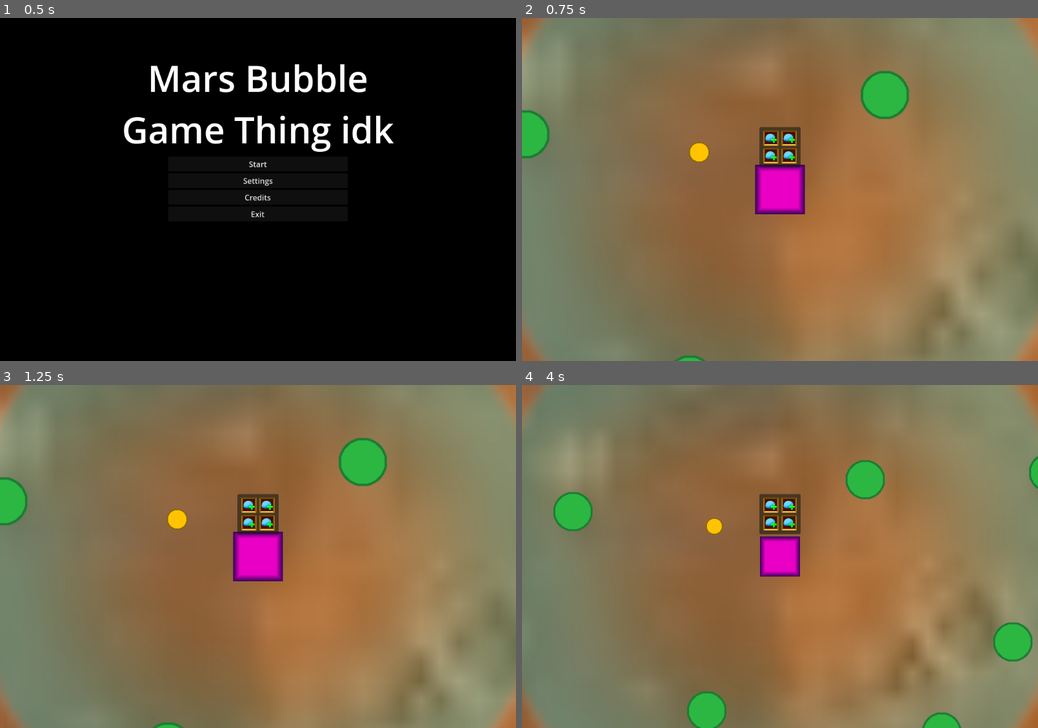
Above: before the commit, frames 1-4 (two rows, left to right).
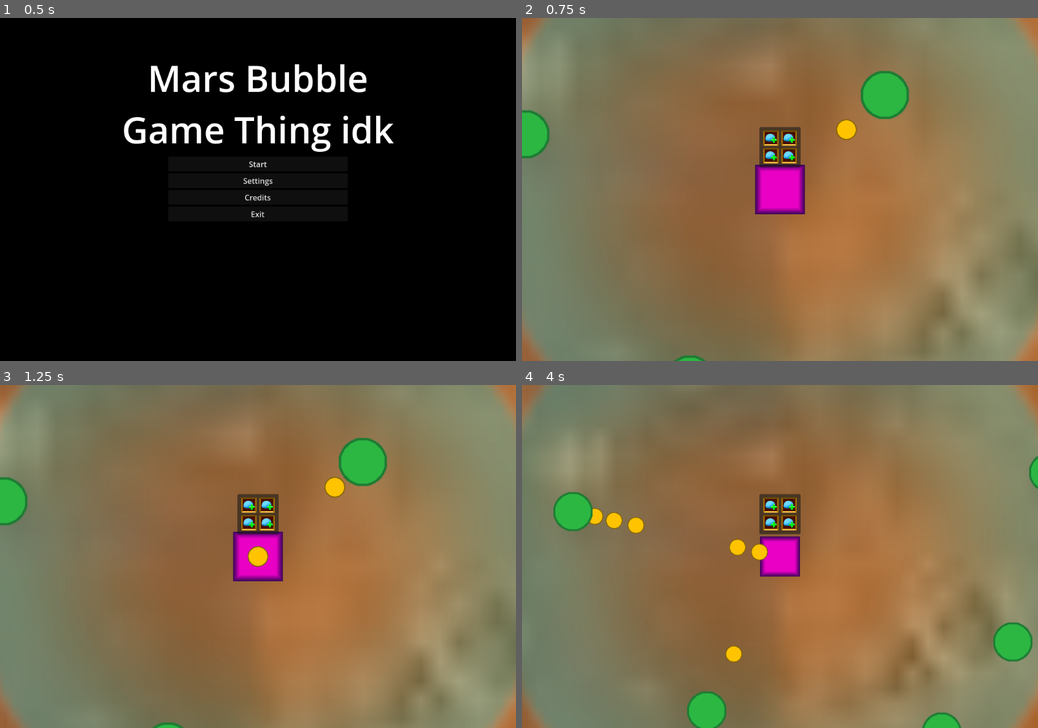
Above: after the commit, the same moments.

Repository: Fach01/Bopulation-Bubble-Beyond
Game: Godot game, scene res://Scenes/MainMenu.tscn
Same seed, same stepped clock (60 frames per second), same inputs: the game is played once before the commit and once after it.
Inputs (mouse positions are in pixels of both pictures, inside the frame that each line leads up to):
- Up to frame 1 (0.5 s): no input
- Up to frame 2 (0.75 s): click "Start" at 0.5 s
- Up to frame 3 (1.25 s): no input
- Up to frame 4 (4 s): click (769, 505) at 1.25 s; click (790, 505) at 2 s; click (769, 522) at 2.75 s; click (790, 522) at 3.5 s

Frame 1 is identical in both runs. In frame 2, 0.4% of the frame differs, in the area x 32-65%, y 29-43%; in frame 3, 0.6%; in frame 4, 1.6%, in the area x 13-71%, y 21-81%.

Commit message:
Units and Buying Units now functional

Diff:
--- /dev/null
+++ b/Objects/unit.tscn
@@ -0,0 +1,21 @@
+[gd_scene load_steps=4 format=3 uid="uid://xftryq1tmjcv"]
+
+[ext_resource type="Script" path="res://Scripts/unit.gd" id="1_xuv4b"]
+
+[sub_resource type="Gradient" id="Gradient_ebvhy"]
+interpolation_mode = 1
+offsets = PackedFloat32Array(0, 0.90099, 1)
+colors = PackedColorArray(1, 0.766667, 0, 1, 0.54, 0.414, 0, 1, 0.43, 0.329667, 0, 0)
+
+[sub_resource type="GradientTexture2D" id="GradientTexture2D_xctdk"]
+gradient = SubResource("Gradient_ebvhy")
+fill = 1
+fill_from = Vector2(0.5, 0.5)
+fill_to = Vector2(1, 0.5)
+
+[node name="Unit" type="Sprite2D"]
+position = Vector2(-58, -77)
+scale = Vector2(0.421875, 0.421875)
+texture = SubResource("GradientTexture2D_xctdk")
+script = ExtResource("1_xuv4b")
+speed = 2000.0
--- a/Scenes/GameScene.tscn
+++ b/Scenes/GameScene.tscn
@@ -1,9 +1,10 @@
-[gd_scene load_steps=12 format=3 uid="uid://df8u303eews57"]
+[gd_scene load_steps=11 format=3 uid="uid://df8u303eews57"]
 
 [ext_resource type="Script" path="res://Scripts/resource_manager.gd" id="1_uj0k0"]
 [ext_resource type="PackedScene" uid="uid://c1vgspxk4gkk6" path="res://Objects/Resource Node.tscn" id="2_f0crh"]
 [ext_resource type="Script" path="res://Scripts/home_base.gd" id="3_t5err"]
 [ext_resource type="Texture2D" uid="uid://sbqle6wjpmp0" path="res://Assets/Textures/Bubble Upgrade.png" id="4_b6coj"]
+[ext_resource type="PackedScene" uid="uid://xftryq1tmjcv" path="res://Objects/unit.tscn" id="5_j3rfs"]
 [ext_resource type="Texture2D" uid="uid://diynp1cg5pq64" path="res://Assets/Textures/Mars.jpg" id="5_ppkt8"]
 
 [sub_resource type="Gradient" id="Gradient_s4prp"]
@@ -27,18 +28,11 @@
 fill_from = Vector2(0.5, 0.5)
 fill_to = Vector2(0.5, 0)
 
-[sub_resource type="Gradient" id="Gradient_ebvhy"]
-interpolation_mode = 1
-offsets = PackedFloat32Array(0, 0.90099, 1)
-colors = PackedColorArray(1, 0.766667, 0, 1, 0.54, 0.414, 0, 1, 0.43, 0.329667, 0, 0)
+[node name="Node2D" type="Node2D"]
 
-[sub_resource type="GradientTexture2D" id="GradientTexture2D_xctdk"]
-gradient = SubResource("Gradient_ebvhy")
-fill = 1
-fill_from = Vector2(0.5, 0.5)
-fill_to = Vector2(1, 0.5)
-
-[node name="Node2D" type="Node2D"]
+[node name="Camera2D" type="Camera2D" parent="."]
+position = Vector2(-3.8147e-06, 0)
+position_smoothing_enabled = true
 
 [node name="Mars" type="Sprite2D" parent="."]
 scale = Vector2(24.6777, 24.6777)
@@ -60,14 +54,12 @@
 upgrade_cost = 10.0
 shield = NodePath("../Bubble")
 camera = NodePath("../Camera2D")
+unit_scene = ExtResource("5_j3rfs")
 
-[node name="Unit" type="Sprite2D" parent="."]
-position = Vector2(-104, -48)
-scale = Vector2(0.421875, 0.421875)
-texture = SubResource("GradientTexture2D_xctdk")
-
-[node name="Camera2D" type="Camera2D" parent="."]
-position_smoothing_enabled = true
+[node name="Unit8" parent="." node_paths=PackedStringArray("resource_manager", "home_base") instance=ExtResource("5_j3rfs")]
+position = Vector2(-224, -39)
+resource_manager = NodePath("../Resource Manager")
+home_base = NodePath("../Home Base")
 
 [node name="HUD" type="CanvasLayer" parent="."]
 
@@ -152,3 +144,4 @@
 stretch_mode = 4
 
 [connection signal="pressed" from="HUD/Control/Panel/GridContainer/Upgrade Shield" to="Home Base" method="upgrade_shield" binds= [1]]
+[connection signal="pressed" from="HUD/Control/Panel/GridContainer/Buy Unit" to="Home Base" method="buy_units" binds= [1]]
--- a/Scripts/Constants.gd
+++ b/Scripts/Constants.gd
@@ -1,10 +1,13 @@
-class_name Constants
+class_name State
 
-const bubble_scale_increase : float = 1.2
 const upgrade_cost_increment : float = 1.2
+
 const spawn_min_radius : float = 200
-const spawn_radius_width : float = 200
 const spawn_radius_multiplier : float = 1.23
+
 const starter_nodes : int = 300
 const bubble_init_scale : float = 10
 const max_bubble_upgrades : int = 20
+
+static var resource : float = 999999
+static var bubble_level : float = 1
--- a/Scripts/home_base.gd
+++ b/Scripts/home_base.gd
@@ -1,28 +1,51 @@
+class_name Home_Base
 extends Sprite2D
 
 @export_category("Runtime Values")
-@export var resource : float = 999999
 @export var unit_cost : float
-@export var bubble_level : float = 1
 @export var upgrade_cost : float
 
 @export var shield : Node2D
 @export var camera : Camera2D
 
+@export var unit_scene : PackedScene
+
 
 func upgrade_shield(amount : int) -> bool:
-	var _final_cost = upgrade_cost * pow(Constants.upgrade_cost_increment, amount)
-	if _final_cost > resource:
+	var _final_cost = upgrade_cost * pow(State.upgrade_cost_increment, amount)
+	if _final_cost > State.resource:
 		return false
-	bubble_level += amount
-	resource -= _final_cost
+	State.bubble_level += amount
+	State.resource -= _final_cost
 	recalc_bubble_scale()
 	return true
 
 
 func recalc_bubble_scale():
-	shield.scale = Vector2.ONE * Constants.bubble_init_scale * pow(Constants.spawn_radius_multiplier, bubble_level)
-	camera.zoom = Vector2.ONE * 2 / pow(Constants.spawn_radius_multiplier, bubble_level)
+	shield.scale = Vector2.ONE * State.bubble_init_scale * pow(State.spawn_radius_multiplier, State.bubble_level)
+	camera.zoom = Vector2.ONE * 2 / pow(State.spawn_radius_multiplier, State.bubble_level)
 
 func _ready() -> void:
 	recalc_bubble_scale()
+	spawn_units(10)
+
+func spawn_units(amount : int):
+	for i in amount:
+		var new_unit : Unit = unit_scene.instantiate()
+		new_unit.home_base = self
+		new_unit.resource_manager = get_parent().find_child("Resource Manager")
+		get_parent().add_child.call_deferred(new_unit)
+
+func buy_units(amount : int, buy_max : bool = true):
+	if buy_max:
+		for i in amount:
+			if unit_cost > State.resource:
+				return
+			else:
+				State.resource -= unit_cost
+				spawn_units(1)
+	else:
+		if unit_cost * amount > State.resource:
+			return
+		spawn_units(amount)
+		State.resource -= unit_cost*amount
--- a/Scripts/resource_manager.gd
+++ b/Scripts/resource_manager.gd
@@ -5,13 +5,13 @@
 
 func spawn_node():
 		var new_node : ResourceNode = resource_node_tree.instantiate()
-		get_parent().add_child.call_deferred(new_node)
+		add_child.call_deferred(new_node)
 		new_node.depleted.connect( func(): active_nodes.remove_at( active_nodes.find(new_node) ) )
-		new_node.position = Vector2.from_angle(randf_range(0,TAU)) * randf_range(Constants.spawn_min_radius, Constants.spawn_min_radius * pow(Constants.spawn_radius_multiplier, Constants.max_bubble_upgrades))
+		new_node.position = Vector2.from_angle(randf_range(0,TAU)) * randf_range(State.spawn_min_radius, State.spawn_min_radius * pow(State.spawn_radius_multiplier, State.max_bubble_upgrades))
 		active_nodes.append(new_node)
 
 
 # Called when the node enters the scene tree for the first time.
 func _ready() -> void:
-	for i in Constants.starter_nodes:
+	for i in State.starter_nodes:
 		spawn_node()
--- /dev/null
+++ b/Scripts/unit.gd
@@ -0,0 +1,87 @@
+class_name Unit
+extends Node2D
+
+@export var speed : float
+@export var resource_manager : Node
+@export var home_base : Home_Base
+
+var current_target : Node2D
+var carrying : float
+
+var tween : Tween
+
+func _ready() -> void:
+	select_new_node()
+
+
+func select_new_node():
+	if tween != null :
+		tween.kill()
+	print("selecting new node")
+	current_target = null
+	var dist : float = TYPE_MAX
+
+	for a in resource_manager.get_children():
+		if a.is_queued_for_deletion() || pow(State.bubble_init_scale * pow(State.spawn_radius_multiplier, State.bubble_level),2) * 1024 < Vector2.ZERO.distance_squared_to(a.global_position): continue
+
+		if current_target == null:
+			current_target = a
+			dist = global_position.distance_squared_to(a.global_position) + randf_range(-30,30)
+		else:
+			var new_dist = global_position.distance_squared_to(a.global_position)
+			if dist > new_dist:
+				current_target = a
+				dist = new_dist
+
+	if current_target == null:
+		await get_tree().create_timer(randf() * 0.5).timeout
+		select_new_node()
+		return
+
+
+	current_target.tree_exiting.connect(func() :
+		tween.kill()
+		select_new_node.call_deferred()
+	)
+
+	fetch_resource()
+
+func fetch_resource():
+	if current_target == null:
+		return
+	look_at(current_target.global_position)
+
+	tween = create_tween()
+	tween.finished.connect(grab_resource)
+
+	tween.tween_property(self, "global_position", current_target.global_position, global_position.distance_to(current_target.global_position)/speed)
+
+
+
+func grab_resource():
+	if tween != null:
+		tween.kill()
+
+	print("grabbing resource")
+	if current_target == null:
+		await get_tree().process_frame
+		select_new_node()
+		return
+	carrying = (current_target as ResourceNode).Take_Resource()
+
+	look_at(home_base.global_position)
+
+	print("returning to base")
+
+	await get_tree().create_timer(randf_range(0,0.5)).timeout
+
+	tween = create_tween()
+
+	tween.finished.connect(
+		func() :
+			State.resource += carrying
+			carrying = 0
+			fetch_resource.call_deferred()
+	)
+
+	tween.tween_property(self, "global_position", home_base.global_position, global_position.distance_to(home_base.global_position)/speed)
